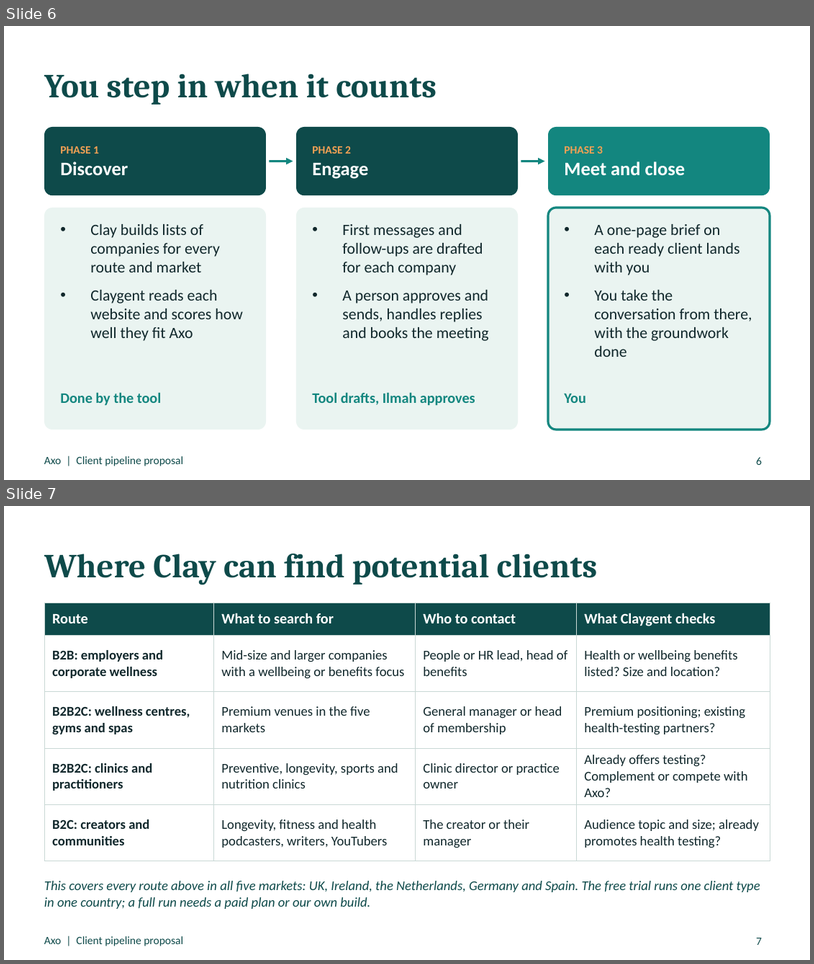
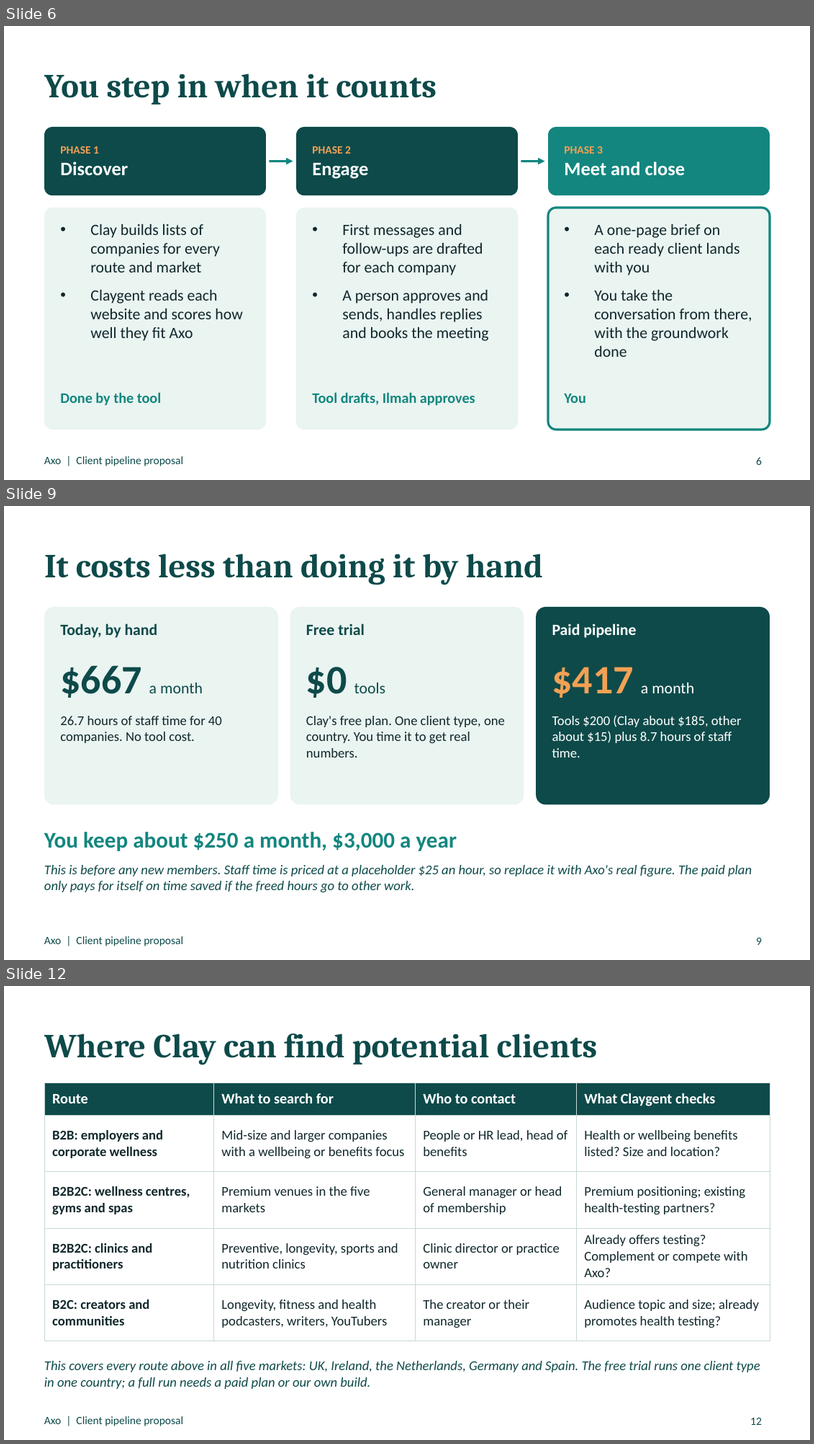
Before and after one commit to ilmahmohamed/ai-workflow-portfolio, a slide deck: Axo Client Pipeline Proposal.pptx. Shown one above the other, each under a label of ours: slides 6 and 7 before the commit, slides 6, 9 and 12 after it; the slides between them are not shown. The pictures are 814x964 and 814x1444 pixels, drawn with LibreOffice and Linux fonts; fonts in the diff are those of the drawing. Boxes give left, top, right and bottom in pixels: in the first picture for what was removed or moved away, otherwise in the second. Text is boxed around its words. In the diff, an @@ line names an element or a change of style, - is before the commit and + after.

```diff
--- a/Axo Client Pipeline Proposal.pptx
+++ b/Axo Client Pipeline Proposal.pptx
@@ slide 9 added at (4,506,810,960), background #FFFFFF; not listed: 1 template element that a slide beside it also shows @@
@@ title added at (44,554,543,585), 30 pt, text #0E4A4A, bold @@
+It costs less than doing it by hand
@@ rounded rectangle added at (44,607,278,804), fill #EAF4F1 @@
@@ rounded rectangle added at (291,607,524,804), fill #EAF4F1 @@
@@ rounded rectangle added at (536,607,770,804), fill #0E4A4A @@
@@ text added at (60,623,158,638), 14 pt, text #0E4A4A, bold @@
+Today, by hand
@@ text added at (306,623,365,635), 14 pt, text #0E4A4A, bold @@
+Free trial
@@ text added at (553,623,636,638), 14 pt, text #FFFFFF, bold @@
+Paid pipeline
@@ text added at (60,665,203,698), 14 pt, text #0E4A4A @@
+$667 a month
@@ text added at (306,667,386,698), 14 pt, text #0E4A4A @@
+$0 tools
@@ text added at (553,667,694,698), 14 pt, text #FFFFFF @@
+$417 a month
@@ text added at (60,716,222,743), 12 pt, text #10272B @@
+26.7 hours of staff time for 40 companies. No tool cost.
@@ text added at (306,716,505,757), 12 pt, text #10272B @@
+Clay's free plan. One client type, one country. You time it to get real numbers.
@@ text added at (553,715,742,757), 12 pt, text #FFFFFF @@
+Tools $200 (Clay about $185, other about $15) plus 8.7 hours of staff time.
@@ text added at (44,831,458,851), 20 pt, text #13867F, bold @@
+You keep about $250 a month, $3,000 a year
@@ text added at (44,865,752,892), 12 pt, text #0E4A4A, italic @@
+This is before any new members. Staff time is priced at a placeholder $25 an hour, so replace it with Axo's real figure. The paid plan only pays for itself on time saved if the freed hours go to other work.
@@ page number added at (756,937,762,944), 10 pt, text #0E4A4A @@
+9
@@ what was slide 7 is now slide 12 @@
@@ page number at (751,1417,762,1424): text changed @@
-7
+12
```
Also in this commit, not shown: 4 other slides added.
